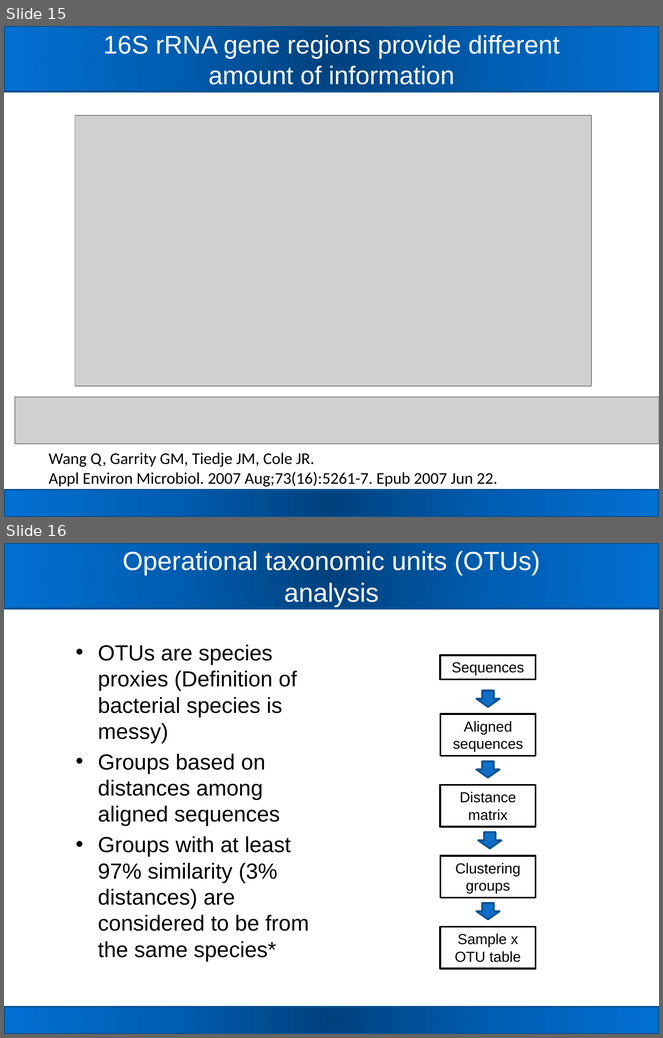
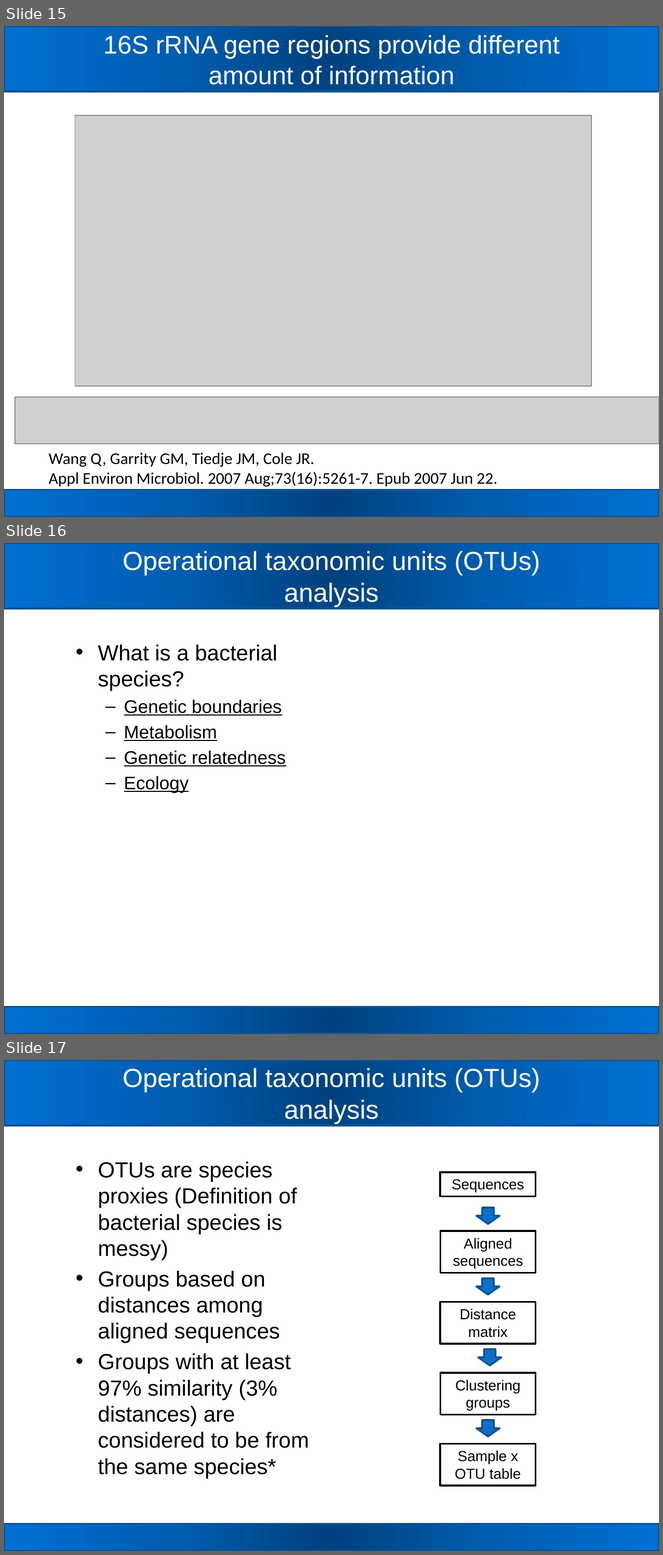
Before and after one commit to carden24/2018_Taller_Genomica_ambiental, a slide deck: W2_16S_analysis.pptx. Shown one above the other, each under a label of ours: slides 15 and 16 before the commit, slides 15, 16 and 17 after it. The pictures are 663x1038 and 663x1555 pixels, drawn with LibreOffice and Linux fonts; fonts in the diff are those of the drawing; grey boxes stand for pictures. Boxes give left, top, right and bottom in pixels: in the first picture for what was removed or moved away, otherwise in the second. Text is boxed around its words. In the diff, an @@ line names an element or a change of style, - is before the commit and + after.

```diff
--- a/W2_16S_analysis.pptx
+++ b/W2_16S_analysis.pptx
@@ slide 16 added at (4, 543, 659, 1034), background #FFFFFF; not listed: 2 template elements that a slide beside it also shows @@
@@ title added at (123, 551, 540, 607), 28.8 pt, text #FFFFFF @@
+Operational taxonomic units (OTUs) analysis
@@ text added at (98, 644, 286, 793), 20 pt, text #000000, underline @@
+• What is a bacterial species?
+  – Genetic boundaries
+  – Metabolism
+  – Genetic relatedness
+  – Ecology
@@ what was slide 16 is now slide 17 @@
```
Also in this commit, not shown: 5 slides changed, 1 slide removed, 7 other files.
